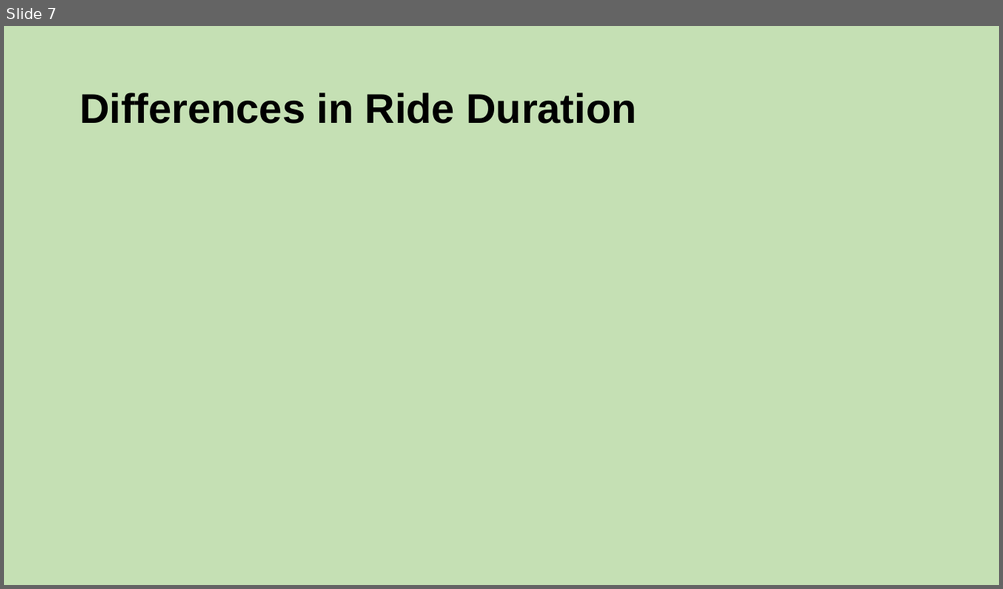
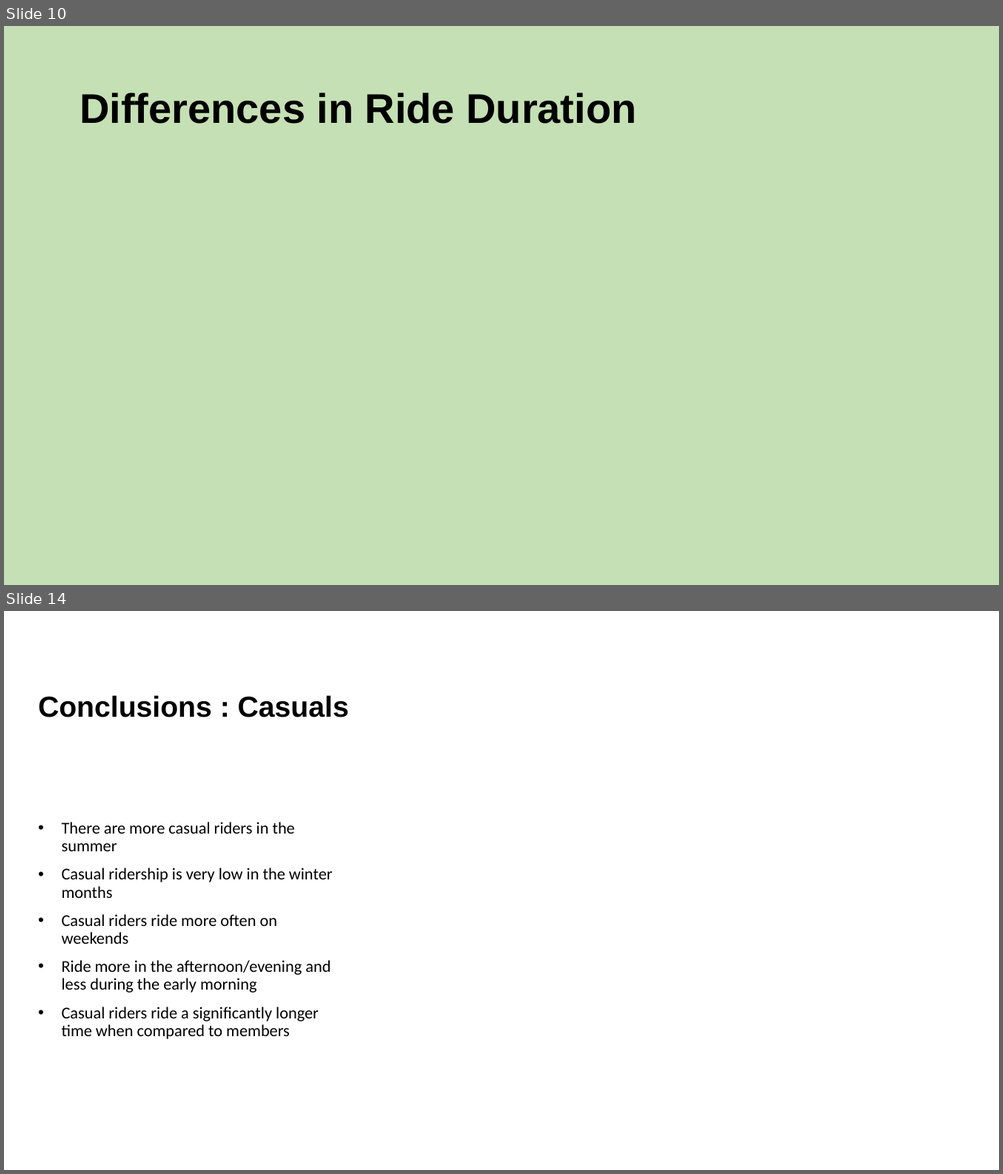
Before and after one commit to jason-heller/Rideshare-Case-Study, a slide deck: analysis_presentation.pptx. Shown one above the other, each under a label of ours: slide 7 before the commit, slides 10 and 14 after it; the slides between them are not shown. The pictures are 1003x589 and 1003x1174 pixels, drawn with LibreOffice and Linux fonts; fonts in the diff are those of the drawing. Boxes give left, top, right and bottom in pixels: in the first picture for what was removed or moved away, otherwise in the second. Text is boxed around its words. In the diff, an @@ line names an element or a change of style, - is before the commit and + after.

```diff
--- a/analysis_presentation.pptx
+++ b/analysis_presentation.pptx
@@ slide 14 added at <box>4,611,999,1170</box>, background #FFFFFF @@
@@ title added at <box>38,695,349,718</box>, 28 pt, text #000000, bold @@
+Conclusions : Casuals
@@ text added at <box>62,822,333,1039</box>, 16 pt, text #000000 @@
+• There are more casual riders in the summer
+• Casual ridership is very low in the winter months
+• Casual riders ride more often on weekends
+• Ride more in the afternoon/evening and less during the early morning
+• Casual riders ride a significantly longer time when compared to members
@@ what was slide 7 is now slide 10 @@
```
Also in this commit, not shown: 3 slides changed, 5 other slides added.
